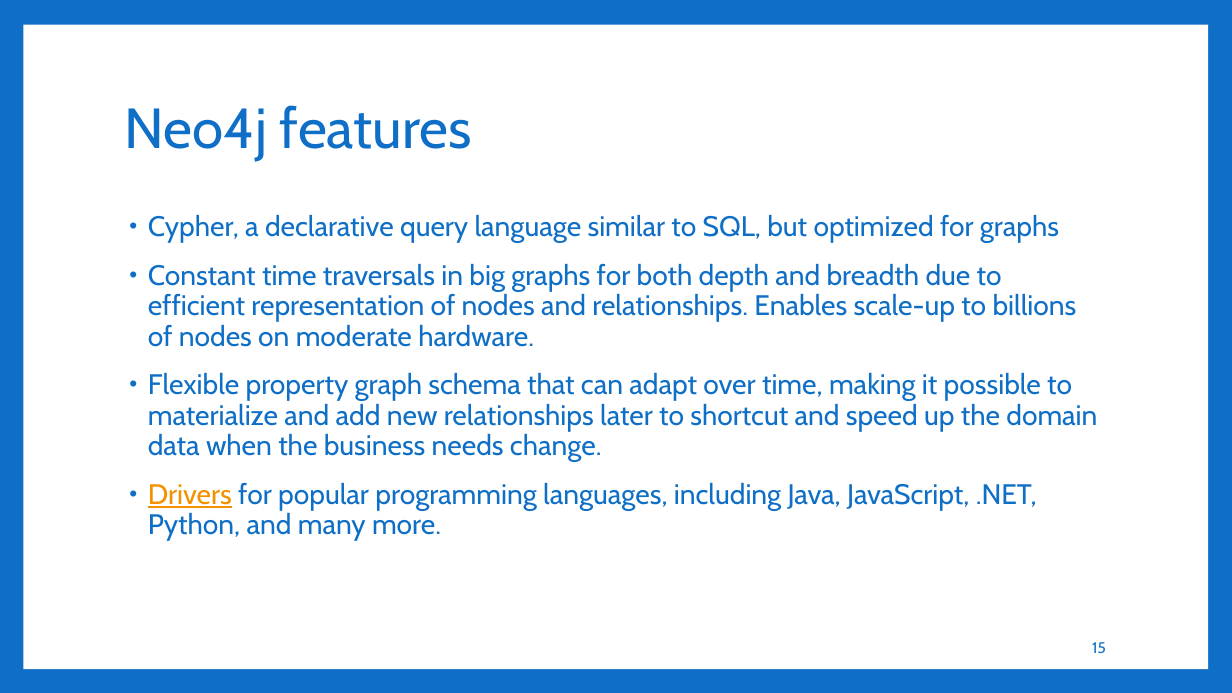
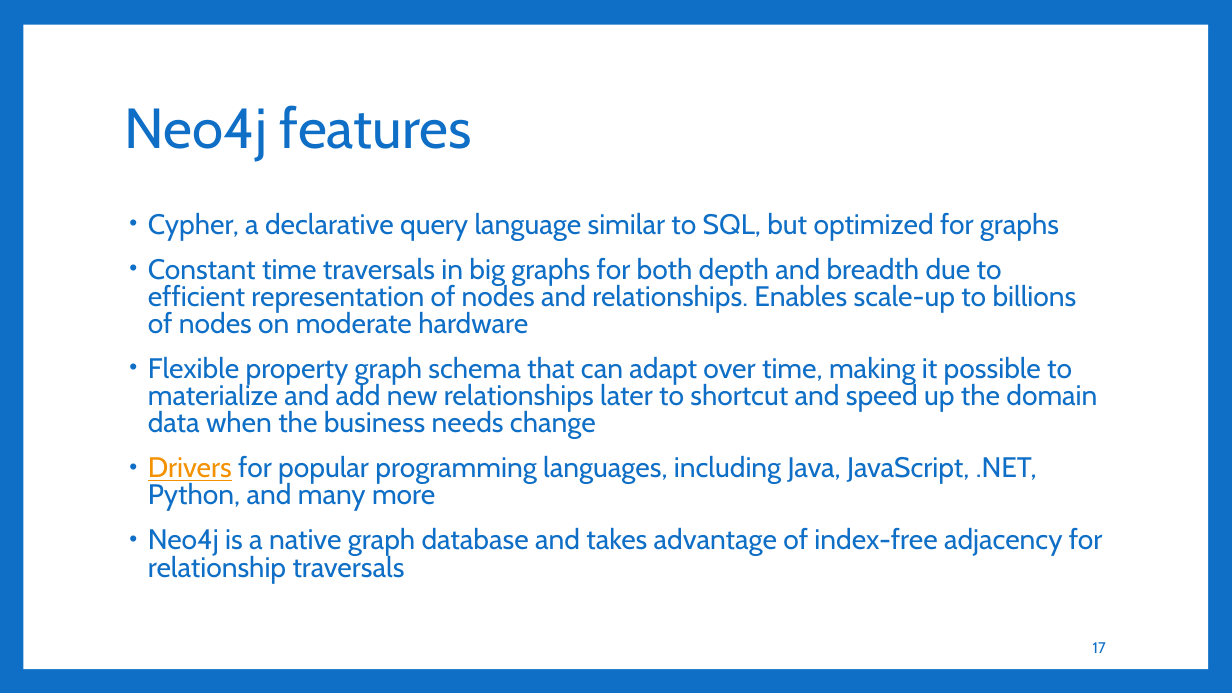
Before and after one commit to aakashbashyal21/GraphDatabase, a slide deck: slide 17 of GraphDB.pptx (slide 15 before the commit). Drawn at 1232x693 pixels with LibreOffice and Linux fonts; fonts in the diff are those of the drawing. Boxes give left, top, right and bottom in pixels: in the first picture for what was removed or moved away, otherwise in the second. Text is boxed around its words. In the diff, an @@ line names an element or a change of style, - is before the commit and + after.

Commit message:
slide updated

```diff
--- a/GraphDB.pptx
+++ b/GraphDB.pptx
@@ text at box(148, 212, 1059, 240): line spacing 0.9 to 0.8 @@
@@ text at box(148, 257, 1103, 583): text changed @@
-• Constant time traversals in big graphs for both depth and breadth due to efficient representation of nodes and relationships. Enables scale-up to billions of nodes on moderate hardware.
-• Flexible property graph schema that can adapt over time, making it possible to materialize and add new relationships later to shortcut and speed up the domain data when the business needs change.
-• Drivers for popular programming languages, including Java, JavaScript, .NET, Python, and many more.
+• Constant time traversals in big graphs for both depth and breadth due to efficient representation of nodes and relationships. Enables scale-up to billions of nodes on moderate hardware
+• Flexible property graph schema that can adapt over time, making it possible to materialize and add new relationships later to shortcut and speed up the domain data when the business needs change
+• Drivers for popular programming languages, including Java, JavaScript, .NET, Python, and many more
+• Neo4j is a native graph database and takes advantage of index-free adjacency for relationship traversals
@@ page number at box(1093, 642, 1106, 653): text changed @@
-15
+17
```
Also in this commit, not shown: 13 other slides changed, 3 slides added.
